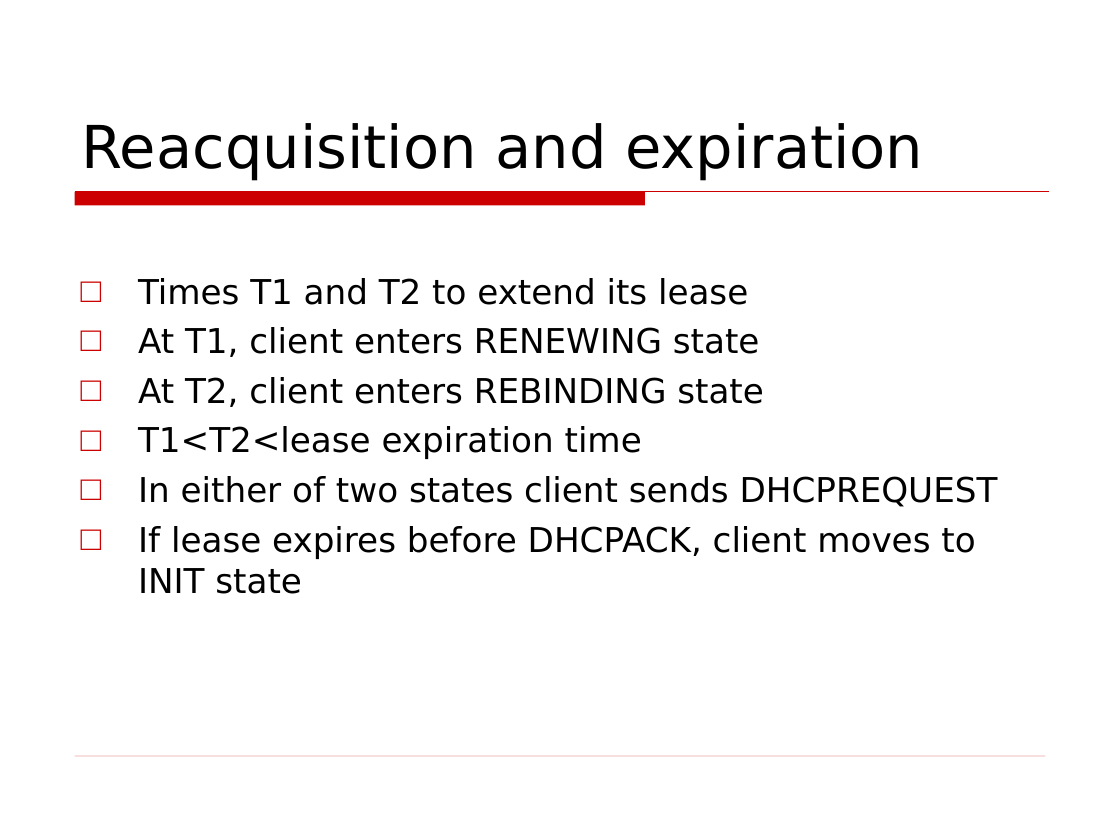
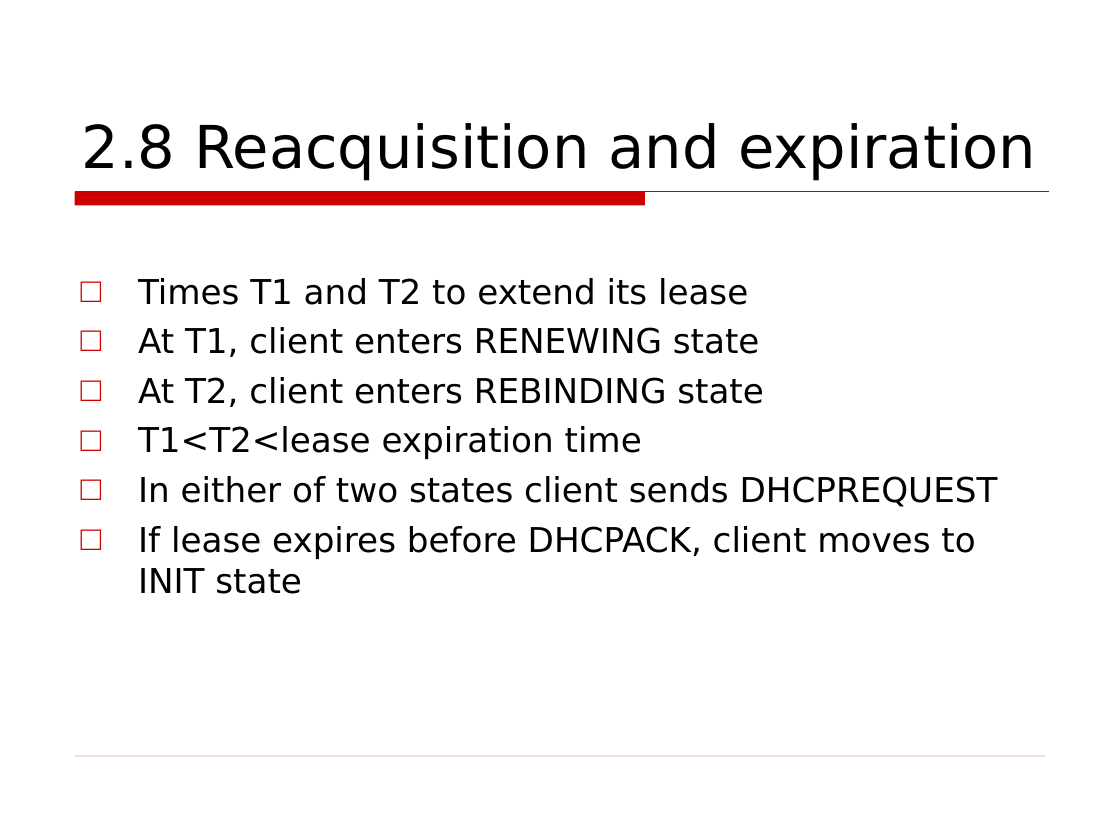
Before and after one commit to huynhlinh112/Test, a slide deck: slide 32 of DHCP.ppt (slide 24 before the commit). Drawn at 1120x840 pixels with LibreOffice and Linux fonts; fonts in the diff are those of the drawing; background and template pictures are left out. Boxes give left, top, right and bottom in pixels: in the first picture for what was removed or moved away, otherwise in the second. Text is boxed around its words. In the diff, an @@ line names an element or a change of style, - is before the commit and + after.

```diff
--- a/DHCP.ppt
+++ b/DHCP.ppt
@@ title at <box>82,123,1036,181</box>: text changed @@
-Reacquisition and expiration
+2.8 Reacquisition and expiration
```
Also in this commit, not shown: 20 other slides changed, 22 slides added, 6 slides removed.
